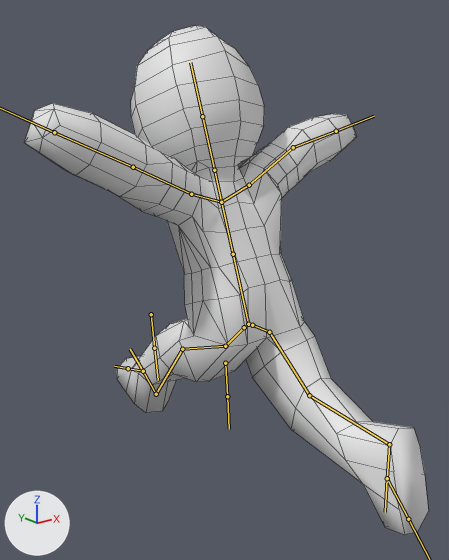
A saved change to the FBX model Assets/Resources/Animations/allActions.fbx.
The view is the same before and after, from a camera (50 mm lens) standing at (-7.19, -5.92, 8.32) and looking at (-0.3, 2.68, 4.88). Lighting does not change. The marker at lower left points along +X, +Y and +Z. Both versions are drawn at frame 1 of the action 'Armature|fall'; the numbers are the values there. The bones that bend it are drawn over the model as lines. Mesh edges are drawn as thin lines.

In view in the first picture: 'Body'.
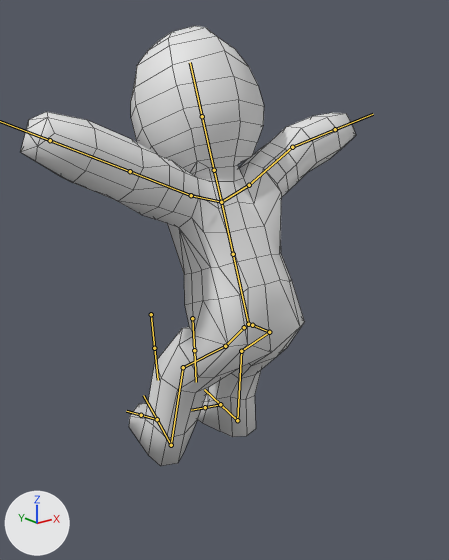
Pixel boxes (x1, y1, x2, y2) of what changed, in the pictures (449 x 560 px):
'Body', posed (17% narrower, 14% shorter)
    before: (24, 25, 429, 535)
    after: (21, 26, 356, 466)
bone 'shoulderBone.L', root to tip
    before: (221, 202) to (191, 194)
    after: (221, 202) to (191, 195)
bone 'thighBone.L', root to tip
    before: (225, 346) to (182, 349)
    after: (225, 346) to (183, 367)
bone 'shinBone.L', root to tip
    before: (182, 349) to (156, 394)
    after: (183, 367) to (171, 445)
bone 'footBone.L', root to tip
    before: (156, 394) to (143, 371)
    after: (171, 445) to (157, 419)
bone 'legIK.L', root to tip
    before: (156, 394) to (143, 371)
    after: (171, 445) to (157, 419)
bone 'thighBone.R', root to tip
    before: (269, 332) to (309, 395)
    after: (269, 332) to (241, 351)
bone 'footBone.R', root to tip
    before: (389, 444) to (387, 478)
    after: (237, 420) to (220, 404)
bone 'legIK.R', root to tip
    before: (389, 444) to (387, 478)
    after: (237, 420) to (220, 404)

Patch to the scene script:
```diff
--- a/Assets/Resources/Animations/allActions.fbx.py
+++ b/Assets/Resources/Animations/allActions.fbx.py
@@ bone_shoulderbone_l @@
 bone_shoulderbone_l = bpy.data.objects['Armature'].pose.bones['shoulderBone.L']  # child of 'upperSpineBone'
-bone_shoulderbone_l.rotation_quaternion = (0.976, -0.088, -0.142, 0.139)  # degrees (-13, -15, 18)
+bone_shoulderbone_l.rotation_quaternion = (0.981, -0.078, -0.126, 0.123)  # degrees (-11, -13, 16)
@@ bone_thighbone_l @@
 bone_thighbone_l = bpy.data.objects['Armature'].pose.bones['thighBone.L']  # child of 'hipBone.L'
-bone_thighbone_l.rotation_quaternion = (0.823, -0.032, 0.018, 0.567)  # degrees (-2, 4, 69)
+bone_thighbone_l.rotation_quaternion = (0.885, -0.086, 0.042, 0.455)  # degrees (-7, 9, 54)
@@ bone_shinbone_l @@
 bone_shinbone_l = bpy.data.objects['Armature'].pose.bones['shinBone.L']  # child of 'thighBone.L'
-bone_shinbone_l.rotation_quaternion = (0.975, 0.047, 0.0, -0.218)  # degrees (5, 1, -25)
+bone_shinbone_l.rotation_quaternion = (0.942, 0.07, 0.0, -0.327)  # degrees (8, 3, -38)
@@ bone_footbone_l @@
 bone_footbone_l = bpy.data.objects['Armature'].pose.bones['footBone.L']  # child of 'shinBone.L'
-bone_footbone_l.rotation_quaternion = (0.973, -0.032, 0.015, -0.23)  # degrees (-4, 1, -27)
+bone_footbone_l.rotation_quaternion = (0.998, -0.053, -0.017, 0.013)  # degrees (-6, -2, 2)
@@ bone_legik_l @@
 bone_legik_l = bpy.data.objects['Armature'].pose.bones['legIK.L']
-bone_legik_l.location = (0.1, 5.25, 0.0)
+bone_legik_l.location = (0.46, 4.07, -0.3)
@@ bone_thighbone_r @@
 bone_thighbone_r = bpy.data.objects['Armature'].pose.bones['thighBone.R']  # child of 'hipBone.R'
-bone_thighbone_r.rotation_quaternion = (0.92, -0.03, -0.021, 0.391)  # degrees (-4, -1, 46)
+bone_thighbone_r.rotation_quaternion = (0.894, -0.108, -0.028, -0.435)  # degrees (-10, -8, -51)
@@ bone_footbone_r @@
 bone_footbone_r = bpy.data.objects['Armature'].pose.bones['footBone.R']  # child of 'shinBone.R'
-bone_footbone_r.rotation_quaternion = (0.975, -0.002, -0.026, 0.221)  # degrees (-1, -3, 26)
+bone_footbone_r.rotation_quaternion = (0.984, -0.033, 0.05, 0.17)  # degrees (-3, 6, 19)
@@ bone_legik_r @@
 bone_legik_r = bpy.data.objects['Armature'].pose.bones['legIK.R']
-bone_legik_r.location = (2.46, 0.29, 0.0)
-bone_legik_r.rotation_quaternion = (0.583, 0.0, 0.0, 0.812)  # degrees (0, 0, 109)
+bone_legik_r.location = (-0.48, 4.0, -0.45)
+bone_legik_r.rotation_quaternion = (0.999, 0.0, 0.0, 0.039)  # degrees (0, 0, 4)
```
